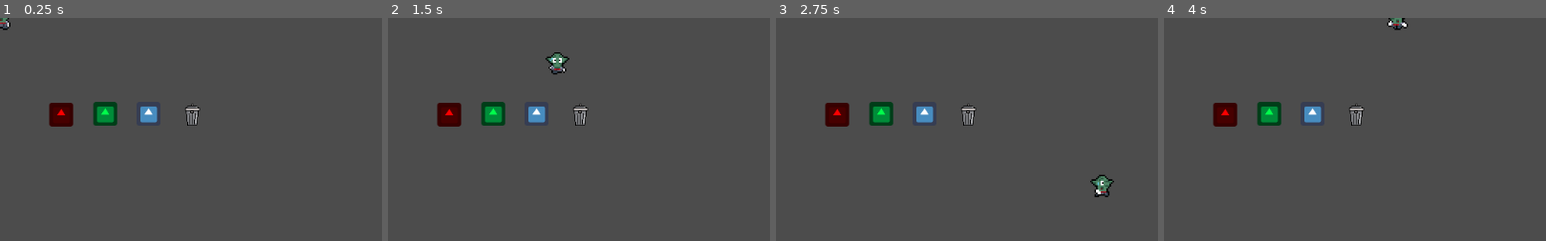
Above: before the commit, frames 1-4 (left to right).
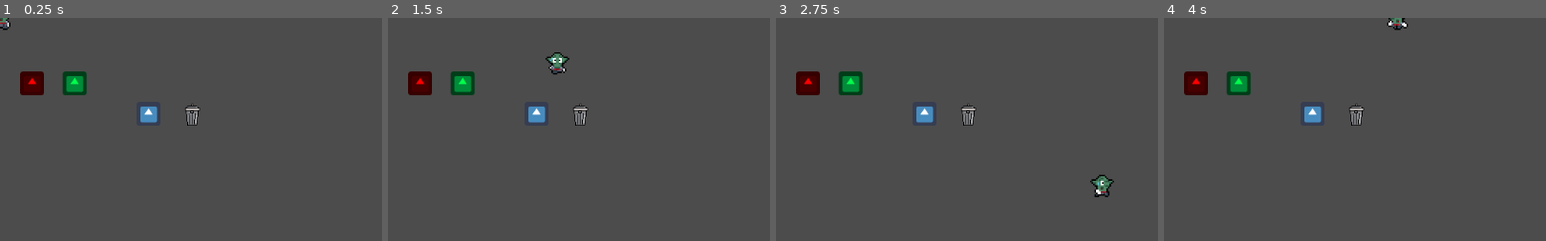
Above: after the commit, the same moments.

Repository: OscarPindaro/MiniJam152_Heroes
Game: Godot game, scene res://scenes/TestItem.tscn
Two runs of this game, one before a commit and one after it. Both use one fixed random seed, a clock stepped at 60 frames per second and the inputs below. The project has no main scene, so this scene is started directly. The engine's default icon, where the game draws it, is replaced by a stand-in: a white triangle on a blue panel in a dark square.
Inputs:
- Up to frame 1 (0.25 s): no input
- Up to frame 2 (1.5 s): tap Enter at 0.5 s; hold D (player_move_right) 0.53-1.28 s; tap E (player_interact) at 0.6, 1.35 s; hold S (player_move_down) from 1.28 s (still down)
- Up to frame 3 (2.75 s): release S (player_move_down) at 2.03 s; hold D (player_move_right) from 2.03 s (still down); tap E (player_interact) at 2.1 s
- Up to frame 4 (4 s): release D (player_move_right) at 2.78 s; hold W (player_move_up) 2.78-3.53 s; tap E (player_interact) at 2.85, 3.6 s; hold A (player_move_left) from 3.53 s (still down)
The pictures show only the part of the screen within x 0-50%, y 0-50%; the shares and areas given below are measured in that part.

The runs differ from the first frame. In frame 1, 2.7% of the frame differs, in the area x 5-31%, y 23-49%; in frame 2, 2.7%; in frame 3, 2.7%; in frame 4, 2.7%.

Commit message:
added dish exposer

Diff:
--- a/scenes/ObjectContainers/Dish.tscn
+++ /dev/null
@@ -1,3 +0,0 @@
-[gd_scene format=2]
-
-[node name="Dish" type="Node2D"]
--- /dev/null
+++ b/scenes/ObjectContainers/DishExposer.gd
@@ -0,0 +1,38 @@
+extends StaticBody2D
+
+
+# Declare member variables here. Examples:
+# var a = 2
+# var b = "text"
+var item_scene = load("res://scenes/Objects/Item.tscn")
+export var main = ""
+
+var dish: Item = null
+
+# Called when the node enters the scene tree for the first time.
+func _ready():
+	pass # Replace with function body.
+
+func _player_interact(item: Item) -> Item:
+	if item == null:
+		return null
+	add_child(item)
+	dish = item
+	# samuele se, era none l'item, deve fare add_child
+	return null
+
+
+# Called every frame. 'delta' is the elapsed time since the previous frame.
+#func _process(delta):
+#	pass
+
+
+func _on_Area2D_body_entered(body:Node):
+	if body.is_in_group("player"):
+		body.enter_area(self)
+
+
+
+func _on_Area2D_body_exited(body:Node):
+	if body.is_in_group("player"):
+		body.exit_area(self)
--- /dev/null
+++ b/scenes/ObjectContainers/DishExposer.tscn
@@ -0,0 +1,29 @@
+[gd_scene load_steps=5 format=2]
+
+[ext_resource path="res://scenes/ObjectContainers/DishExposer.gd" type="Script" id=1]
+[ext_resource path="res://icon.png" type="Texture" id=2]
+
+[sub_resource type="RectangleShape2D" id=1]
+extents = Vector2( 15, 15.5 )
+
+[sub_resource type="RectangleShape2D" id=2]
+extents = Vector2( 16, 16 )
+
+[node name="PrincipalSpawner" type="StaticBody2D" groups=["interactable"]]
+script = ExtResource( 1 )
+
+[node name="Icon" type="Sprite" parent="."]
+scale = Vector2( 0.5, 0.5 )
+texture = ExtResource( 2 )
+
+[node name="CollisionShape2D" type="CollisionShape2D" parent="."]
+shape = SubResource( 1 )
+
+[node name="Area2D" type="Area2D" parent="."]
+
+[node name="CollisionShape2D" type="CollisionShape2D" parent="Area2D"]
+position = Vector2( 0, 32 )
+shape = SubResource( 2 )
+
+[connection signal="body_entered" from="Area2D" to="." method="_on_Area2D_body_entered"]
+[connection signal="body_exited" from="Area2D" to="." method="_on_Area2D_body_exited"]
--- a/scenes/TestItem.tscn
+++ b/scenes/TestItem.tscn
@@ -10,12 +10,12 @@
 
 [node name="PrincipalSpawner" parent="." instance=ExtResource( 2 )]
 modulate = Color( 1, 0, 0, 1 )
-position = Vector2( 82, 130 )
+position = Vector2( 43, 88 )
 main = "bistecca"
 
 [node name="CookingSpawner" parent="." instance=ExtResource( 3 )]
 modulate = Color( 0, 1, 0.298039, 1 )
-position = Vector2( 141, 129 )
+position = Vector2( 100, 88 )
 cooking = "fritto"
 
 [node name="SideDishSpawner" parent="." instance=ExtResource( 4 )]
